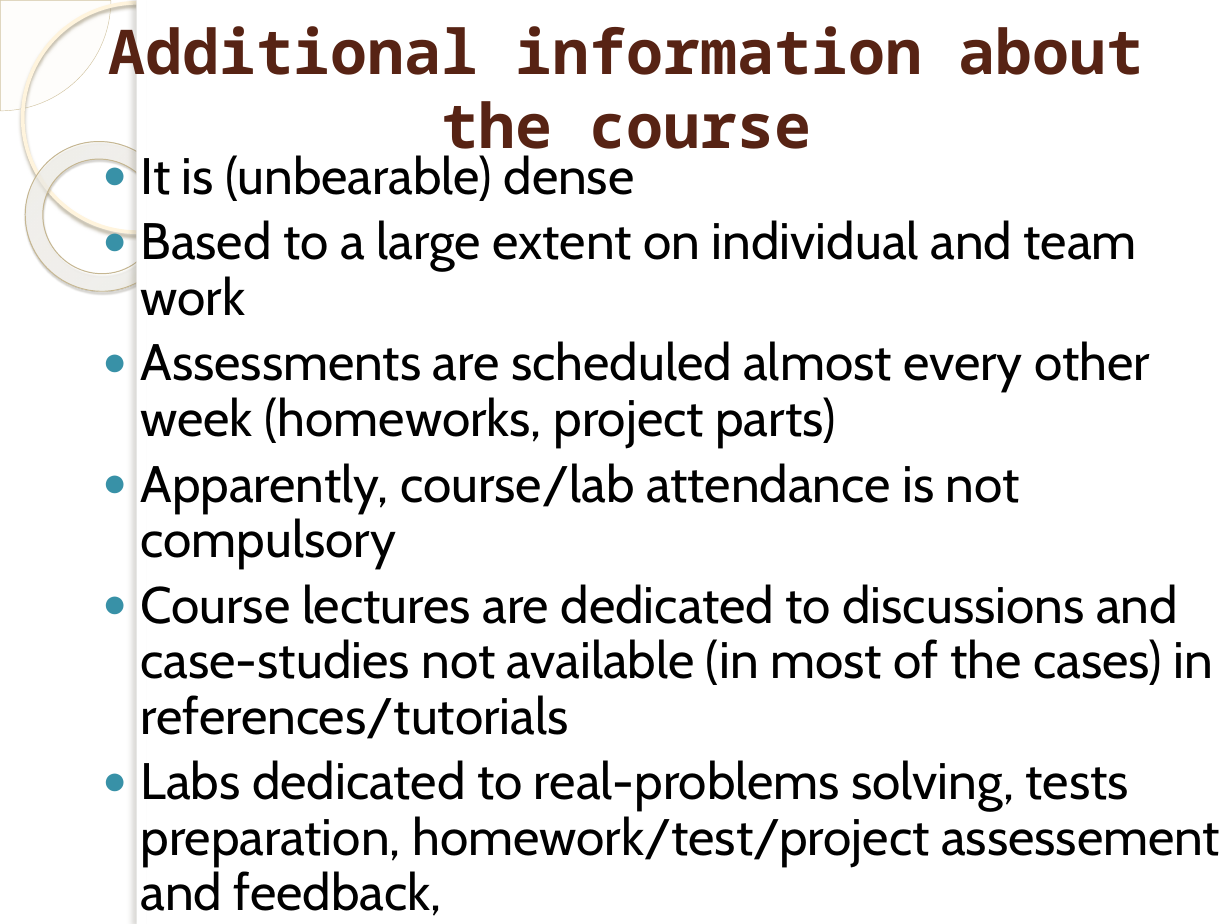
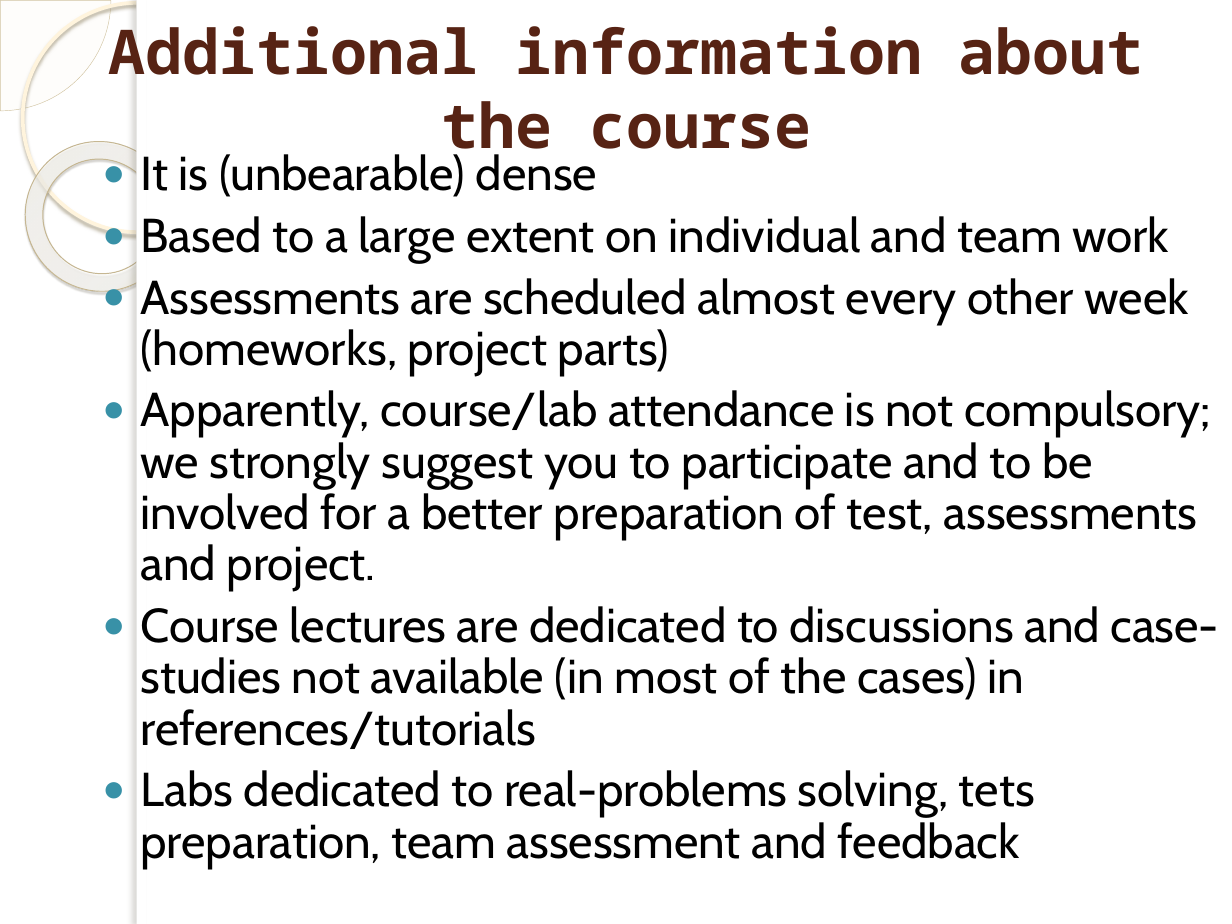
Before and after one commit to marinfotache/Database-Logic-in-Business-Applications, a slide deck: slide 16 of 00_DBLBA - course outline/00_DBLBA__Course_Outline.pptx. Drawn at 1232x924 pixels with LibreOffice and Linux fonts; fonts in the diff are those of the drawing; background and template pictures are left out. Boxes give left, top, right and bottom in pixels: in the first picture for what was removed or moved away, otherwise in the second. Text is boxed around its words. In the diff, an @@ line names an element or a change of style, - is before the commit and + after.

```diff
--- a/00_DBLBA - course outline/00_DBLBA__Course_Outline.pptx
+++ b/00_DBLBA - course outline/00_DBLBA__Course_Outline.pptx
@@ text at (x1=141, y1=154, x2=1219, y2=749): size 30 to 27.8 pt in "It is (unbearable) dense", "Based to a large extent on individual ...", "Assessments are scheduled almost every other week ...", "Course lectures are dedicated to discussions and ..." @@
@@ text at (x1=141, y1=390, x2=1211, y2=592): text changed; size 30 to 27.8 pt @@
-● Apparently, course/lab attendance is not compulsory
+● Apparently, course/lab attendance is not compulsory; we strongly suggest you to participate and to be involved for a better preparation of test, assessments and project.
@@ text at (x1=141, y1=770, x2=1035, y2=869): text changed; size 30 to 27.8 pt @@
-● Labs dedicated to real-problems solving, tests preparation, homework/test/project assessement and feedback,
+● Labs dedicated to real-problems solving, tets preparation, team assessment and feedback
```
Also in this commit, not shown: 2 other slides changed.
